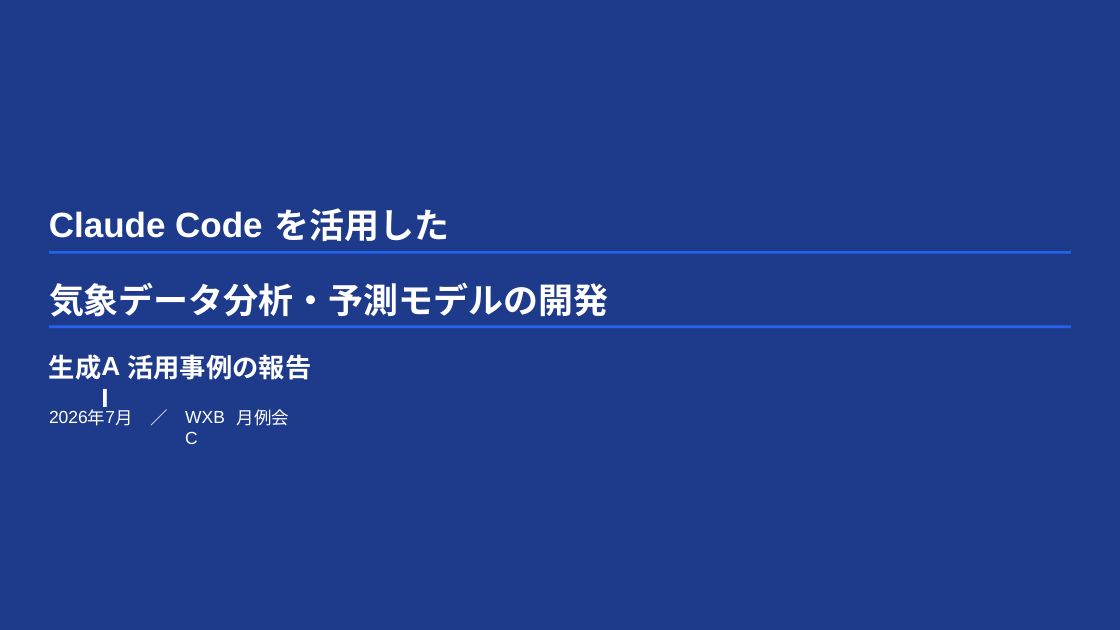
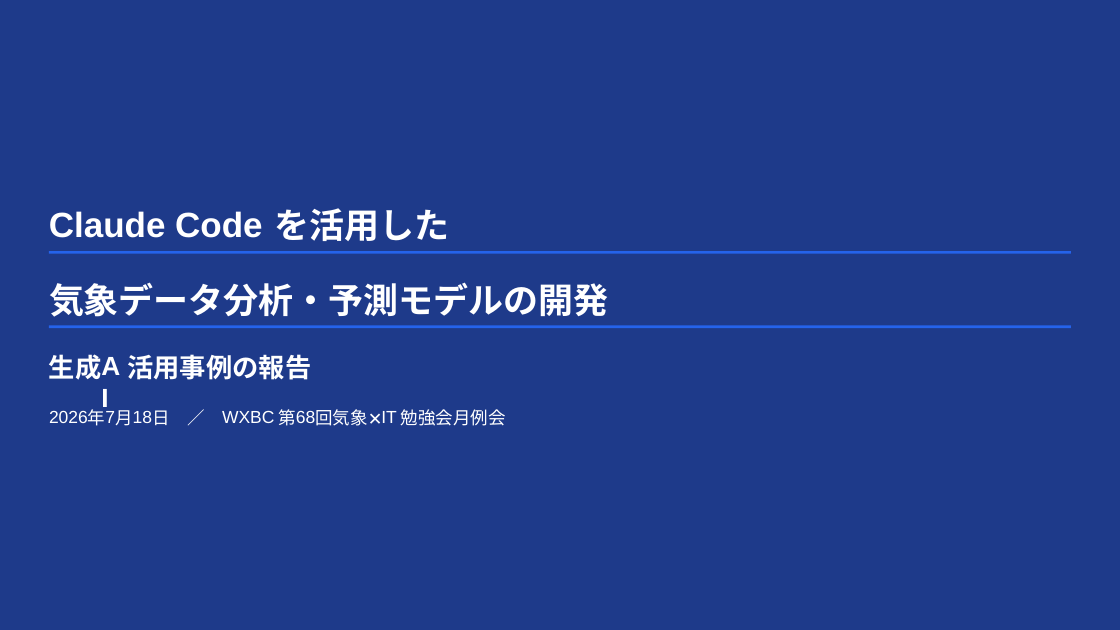
Before and after one commit to masauehr/marp_slides, a slide deck: slide 1 of slides/2026-07-01-ai-projects-intro.pptx. Drawn at 1120x630 pixels with LibreOffice and Linux fonts; fonts in the diff are those of the drawing. Boxes give left, top, right and bottom in pixels: in the first picture for what was removed or moved away, otherwise in the second. Text is boxed around its words. In the diff, an @@ line names an element or a change of style, - is before the commit and + after.

```diff
--- a/slides/2026-07-01-ai-projects-intro.pptx
+++ b/slides/2026-07-01-ai-projects-intro.pptx
@@ text at (115,410,132,426): text changed @@
-⽉ ／
+⽉
@@ text added at (133,411,152,423), 15 pt, text #FFFFFF @@
+18
@@ text at (152,410,169,426): text changed @@
-⽉例会
+⽇ ／
@@ text "WXBC" rewrapped from (185,406,236,426) to (222,410,274,423) @@
@@ text added at (278,409,295,426), 15 pt, text #FFFFFF @@
+第
@@ text added at (296,411,315,423), 15 pt, text #FFFFFF @@
+68
@@ text added at (315,409,367,426), 15 pt, text #FFFFFF @@
+回気象
@@ text added at (368,408,386,426), 15 pt, text #FFFFFF @@
+✕
@@ text added at (381,411,397,423), 15 pt, text #FFFFFF @@
+IT
@@ text added at (401,409,506,426), 15 pt, text #FFFFFF @@
+勉強会⽉例会
```
Also in this commit, not shown: 6 other slides changed, 3 other files.
